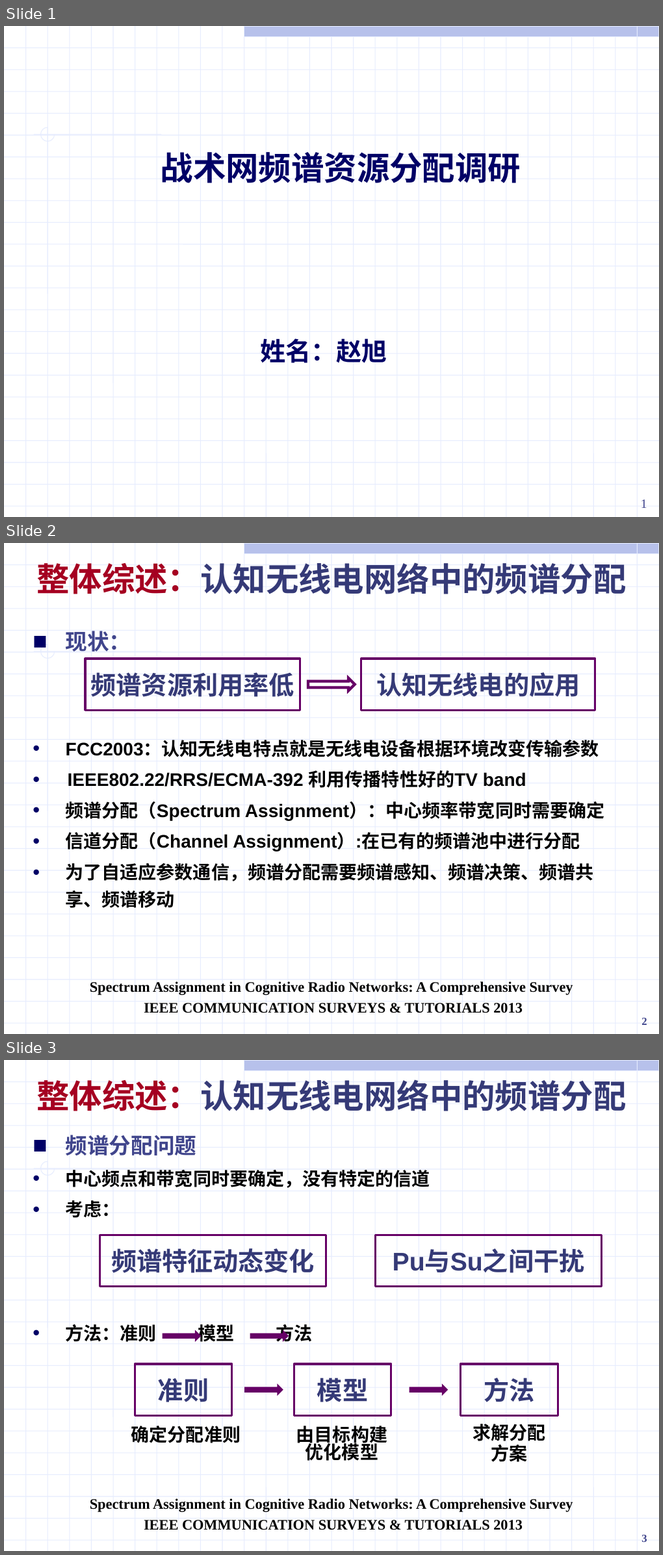
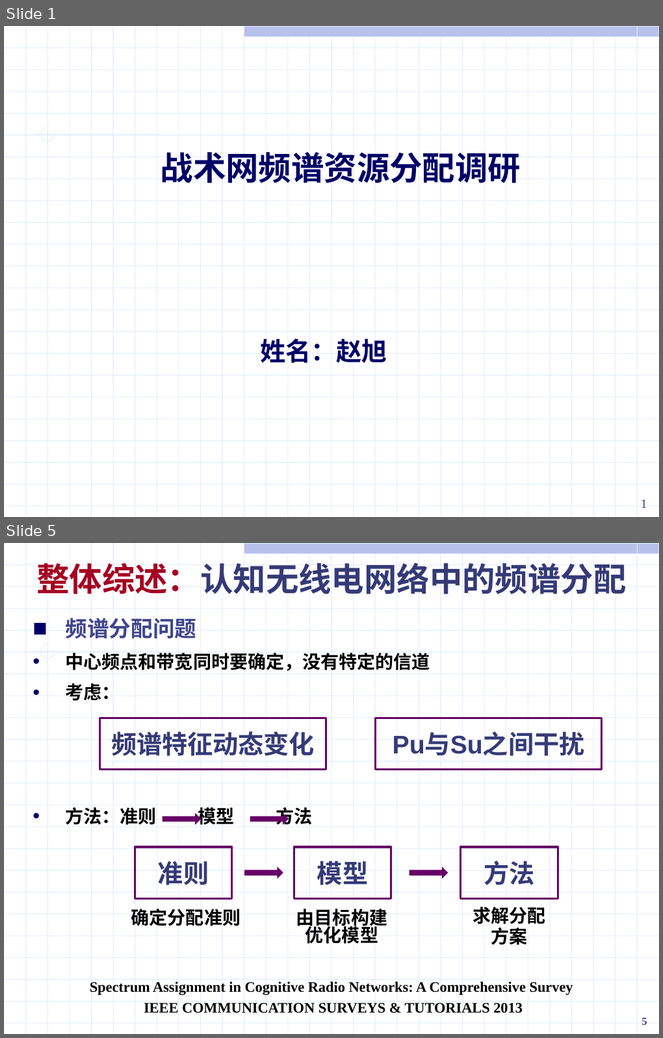
Before and after one commit to ssheroes/hello-world, a slide deck: 战术网频谱资源分配调研.pptx. Shown one above the other, each under a label of ours: slides 1, 2 and 3 before the commit, slides 1 and 5 after it; the slides between them are not shown. The pictures are 663x1555 and 663x1038 pixels, drawn with LibreOffice and Linux fonts; fonts in the diff are those of the drawing. Boxes give left, top, right and bottom in pixels: in the first picture for what was removed or moved away, otherwise in the second. Text is boxed around its words. In the diff, an @@ line names an element or a change of style, - is before the commit and + after.

```diff
--- a/战术网频谱资源分配调研.pptx
+++ b/战术网频谱资源分配调研.pptx
@@ slide 2 removed at <box>4,543,659,1034</box>, background #FFFFFF; not listed: 56 template elements that a slide beside it also shows @@
@@ text removed at <box>36,563,626,594</box> @@
-整体综述：认知无线电网络中的频谱分配
@@ text removed at <box>66,631,605,908</box> @@
-■ 现状：
-• FCC2003：认知无线电特点就是无线电设备根据环境改变传输参数
-• IEEE802.22/RRS/ECMA-392 利用传播特性好的TV band
-• 频谱分配（Spectrum Assignment）：中心频率带宽同时需要确定
-• 信道分配（Channel Assignment）:在已有的频谱池中进行分配
-• 为了自适应参数通信，频谱分配需要频谱感知、频谱决策、频谱共享、频谱移动
@@ rectangle removed at <box>85,659,300,711</box> @@
-频谱资源利用率低
@@ rectangle removed at <box>362,659,596,711</box> @@
-认知无线电的应用
@@ right arrow removed at <box>308,678,354,691</box> @@
@@ text removed at <box>90,982,573,1014</box> @@
-Spectrum Assignment in Cognitive Radio Networks: A Comprehensive Survey
-IEEE COMMUNICATION SURVEYS & TUTORIALS 2013
@@ page number removed at <box>642,1018,647,1025</box> @@
-2
@@ what was slide 3 is now slide 5 @@
@@ page number at <box>642,1018,647,1025</box>: text changed @@
-3
+5
```
Also in this commit, not shown: 36 slides changed, 4 slides added, 5 other files.
